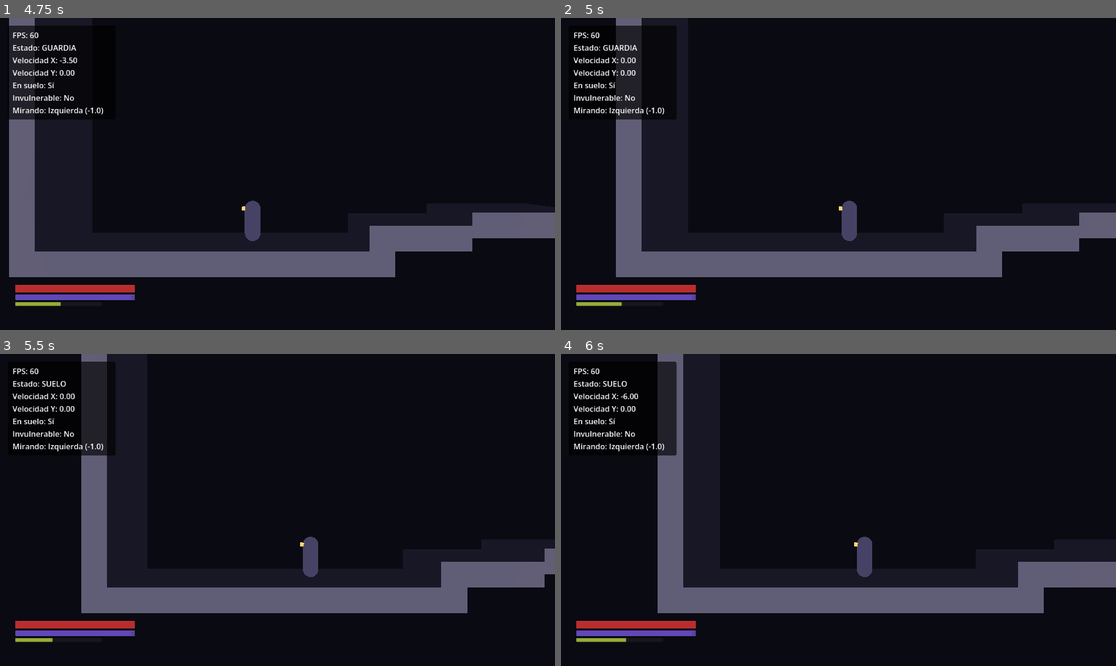
Above: before the commit, frames 1-4 (two rows, left to right).
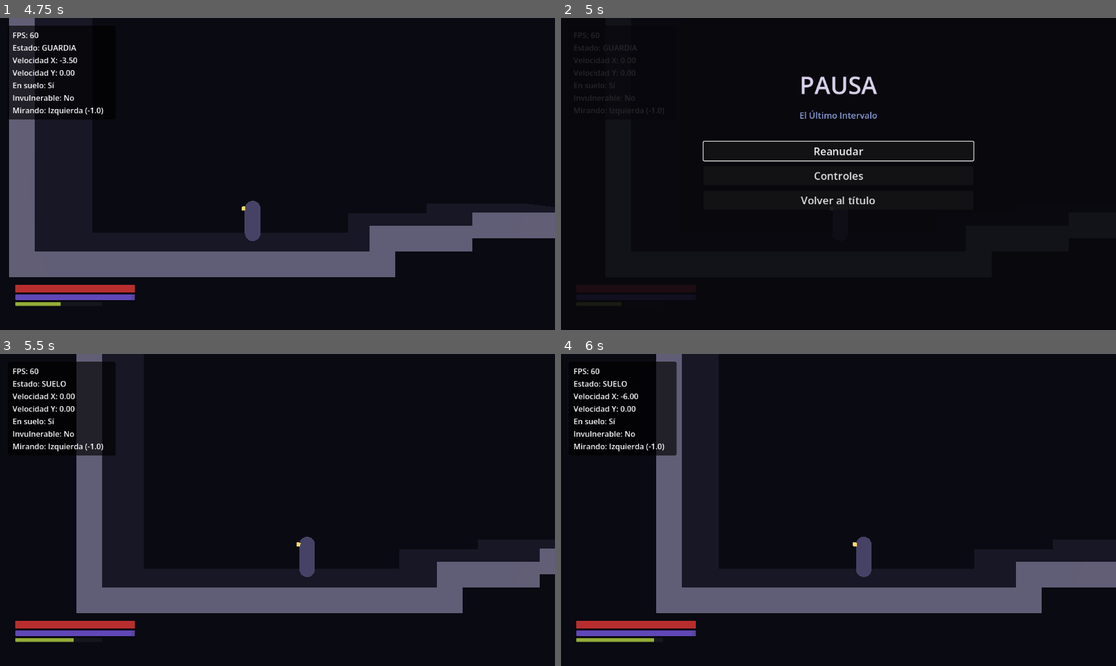
Above: after the commit, the same moments.

Repository: juanjoseorejuela87-cell/UMBRAL-EL-ULTIMO-INTERVALO
Game: Godot game, scene res://scenes/main/main.tscn
Two runs of this game, one before a commit and one after it. Both use one fixed random seed, a clock stepped at 60 frames per second and the inputs below.
Inputs (mouse positions are in pixels of both pictures, inside the frame that each line leads up to):
- Up to frame 1 (4.75 s): click "Nueva partida" at 0.5 s; move the mouse to (399, 158) at 1.27 s; hold D (mover_derecha) 1.28-2.03 s; hold K (atacar_pesado) 1.28-2.03 s; tap J (atacar_ligero) at 1.35 s; click (399, 158) at 1.42 s; tap Space (saltar) at 1.52, 1.82, 2.27, 2.57, 3.77, 4.07, 4.52 s; move the mouse to (166, 189) at 2.02 s; hold S (mover_abajo) 2.03-2.78 s; tap K (atacar_pesado) at 2.1 s; tap F (coser) at 2.3 s; tap Enter at 2.75 s; move the mouse to (333, 105) at 2.77 s; hold D (mover_derecha) 2.78-3.53 s; hold F (coser) 2.78-3.53 s; tap Q (desfase) at 3.05, 3.6 s; move the mouse to (249, 236) at 3.52 s; hold W (mover_arriba) 3.53-4.28 s; click (249, 236) at 3.67 s; tap Shift (esquivar) at 3.8, 4.35 s; move the mouse to (444, 220) at 4.27 s; hold A (mover_izquierda) from 4.28 s (still down); hold U (guardia) from 4.28 s (still down)
- Up to frame 2 (5 s): keep holding A (mover_izquierda); keep holding U (guardia); tap Space (saltar) at 4.82 s; tap Escape (pausa, bound only after the commit) at 4.9 s
- Up to frame 3 (5.5 s): release A (mover_izquierda) at 5 s; release U (guardia) at 5 s; click (277, 488) at 5 s, where only the run after the commit has a clickable "Reanudar"
- Up to frame 4 (6 s): move the mouse to (672, 463) at 5.77 s; hold A (mover_izquierda) from 5.78 s (still down); tap U (guardia) at 5.85 s

Frame 1 is identical in both runs. In frame 2, 15% of the frame differs, in the area x 2-100%, y 0-93%; in frame 3, 1.8%; in frame 4, 0.6%.

Commit message:
[antigravity] Menú de pausa y pantalla de controles (TAREA-007)

Diff:
--- a/scenes/niveles/elyndor/barrio_desprendido.tscn
+++ b/scenes/niveles/elyndor/barrio_desprendido.tscn
@@ -14,6 +14,7 @@
 [ext_resource type="PackedScene" path="res://scenes/enemigos/guardian_partido/guardian_partido.tscn" id="12_guardian"]
 [ext_resource type="Script" path="res://scripts/core/mundo/punto_entrada.gd" id="13_entrada"]
 [ext_resource type="Script" path="res://scripts/core/mundo/transicion_sala.gd" id="14_transicion"]
+[ext_resource type="PackedScene" path="res://scenes/ui/pausa/menu_pausa.tscn" id="15_pausa"]
 
 [sub_resource type="StandardMaterial3D" id="Mat_piedra"]
 albedo_color = Color(0.32, 0.31, 0.36, 1)
@@ -329,6 +330,8 @@
 
 [node name="HudJuego" parent="." node_paths=PackedStringArray("objetivo") instance=ExtResource("4_hud")]
 objetivo = NodePath("../Nereth")
+
+[node name="MenuPausa" parent="." instance=ExtResource("15_pausa")]
 
 [node name="EntradaInicio" type="Marker3D" parent="."]
 transform = Transform3D(1, 0, 0, 0, 1, 0, 0, 0, 1, -16, 0.1, 0)
--- a/scenes/niveles/elyndor/salon_prefecto.tscn
+++ b/scenes/niveles/elyndor/salon_prefecto.tscn
@@ -11,6 +11,7 @@
 [ext_resource type="Script" path="res://scripts/core/mundo/punto_entrada.gd" id="9_entrada"]
 [ext_resource type="Script" path="res://scripts/core/mundo/transicion_sala.gd" id="10_transicion"]
 [ext_resource type="PackedScene" path="res://scenes/mundo/fragmento/fragmento.tscn" id="11_fragmento"]
+[ext_resource type="PackedScene" path="res://scenes/ui/pausa/menu_pausa.tscn" id="12_pausa"]
 
 [sub_resource type="BoxShape3D" id="Box_transicion"]
 size = Vector3(1, 5, 4)
@@ -201,6 +202,8 @@
 
 [node name="HudJuego" parent="." node_paths=PackedStringArray("objetivo") instance=ExtResource("4_hud")]
 objetivo = NodePath("../Nereth")
+
+[node name="MenuPausa" parent="." instance=ExtResource("12_pausa")]
 
 [node name="DesdeBarrio" type="Marker3D" parent="."]
 transform = Transform3D(1, 0, 0, 0, 1, 0, 0, 0, 1, -22, 0.1, 0)
--- /dev/null
+++ b/scenes/ui/pausa/menu_pausa.gd
@@ -0,0 +1,202 @@
+class_name MenuPausa
+extends CanvasLayer
+## Menú de pausa del juego con lista legible de controles.
+## Se abre y cierra con Esc o con el botón Start del mando.
+## Al pausar, detiene el árbol del juego (get_tree().paused = true).
+
+const ACCION_PAUSA: StringName = &"pausa"
+const ESCENA_TITULO: String = "res://scenes/ui/titulo/titulo.tscn"
+
+const NOMBRES_ACCIONES: Dictionary = {
+	&"mover_izquierda": "Mover a la izquierda",
+	&"mover_derecha": "Mover a la derecha",
+	&"mover_arriba": "Mover arriba",
+	&"mover_abajo": "Mover abajo",
+	&"saltar": "Saltar",
+	&"esquivar": "Esquivar",
+	&"interactuar": "Interactuar",
+	&"atacar_ligero": "Ataque ligero",
+	&"atacar_pesado": "Ataque pesado",
+	&"desfase": "Desfase",
+	&"coser": "Coser",
+	&"guardia": "Guardia",
+}
+
+var _abierto: bool = false
+var _ultimo_frame_accion: int = -1
+
+@onready var panel_raiz: Control = %PanelRaiz
+@onready var menu_opciones: VBoxContainer = %MenuOpciones
+@onready var panel_controles: VBoxContainer = %PanelControles
+@onready var boton_reanudar: Button = %Reanudar
+@onready var boton_controles: Button = %Controles
+@onready var boton_volver_titulo: Button = %VolverTitulo
+@onready var boton_volver_menu: Button = %VolverMenu
+@onready var texto_controles: Label = %TextoControles
+
+
+func _ready() -> void:
+	process_mode = Node.PROCESS_MODE_ALWAYS
+	asegurar_accion_pausa()
+	_generar_lista_controles()
+
+	boton_reanudar.pressed.connect(cerrar)
+	boton_controles.pressed.connect(mostrar_controles)
+	boton_volver_titulo.pressed.connect(volver_al_titulo)
+	boton_volver_menu.pressed.connect(mostrar_menu_principal)
+
+	visible = false
+	panel_raiz.visible = false
+
+
+static func asegurar_accion_pausa() -> void:
+	if not InputMap.has_action(ACCION_PAUSA):
+		InputMap.add_action(ACCION_PAUSA)
+		var tecla := InputEventKey.new()
+		tecla.physical_keycode = KEY_ESCAPE
+		InputMap.action_add_event(ACCION_PAUSA, tecla)
+		var boton := InputEventJoypadButton.new()
+		boton.button_index = JOY_BUTTON_START
+		InputMap.action_add_event(ACCION_PAUSA, boton)
+
+
+func _unhandled_input(event: InputEvent) -> void:
+	if event.is_action_pressed(ACCION_PAUSA):
+		alternar()
+		get_viewport().set_input_as_handled()
+
+
+func _process(_delta: float) -> void:
+	if Input.is_action_just_pressed(ACCION_PAUSA):
+		alternar()
+
+
+func alternar() -> void:
+	var f: int = Engine.get_process_frames()
+	if f == _ultimo_frame_accion:
+		return
+	_ultimo_frame_accion = f
+	if _abierto:
+		cerrar()
+	else:
+		abrir()
+
+
+func abrir() -> void:
+	_abierto = true
+	visible = true
+	panel_raiz.visible = true
+	mostrar_menu_principal()
+	get_tree().paused = true
+
+
+func cerrar() -> void:
+	_abierto = false
+	visible = false
+	panel_raiz.visible = false
+	get_tree().paused = false
+
+
+func esta_abierto() -> bool:
+	return _abierto
+
+
+func mostrar_menu_principal() -> void:
+	menu_opciones.visible = true
+	panel_controles.visible = false
+	boton_reanudar.grab_focus.call_deferred()
+
+
+func mostrar_controles() -> void:
+	menu_opciones.visible = false
+	panel_controles.visible = true
+	boton_volver_menu.grab_focus.call_deferred()
+
+
+func volver_al_titulo() -> void:
+	cerrar()
+	GestorSalas.global().ir_a_entrada(ESCENA_TITULO, &"")
+
+
+func obtener_texto_controles() -> String:
+	if texto_controles == null:
+		return _construir_texto_controles()
+	return texto_controles.text
+
+
+func _generar_lista_controles() -> void:
+	var texto: String = _construir_texto_controles()
+	if texto_controles != null:
+		texto_controles.text = texto
+
+
+func _construir_texto_controles() -> String:
+	var lineas: PackedStringArray = []
+	for accion: StringName in ConfigControles.ACCIONES:
+		var nombre: String = NOMBRES_ACCIONES.get(accion, str(accion).capitalize())
+		var entradas: Array = ConfigControles.ACCIONES[accion]
+		var teclas: PackedStringArray = []
+		var mandos: PackedStringArray = []
+		for entrada: Variant in entradas:
+			var info: Dictionary = _describir_entrada(entrada)
+			if info["tipo"] == "teclado":
+				teclas.append(info["texto"])
+			else:
+				mandos.append(info["texto"])
+		var texto_teclado: String = ", ".join(teclas) if not teclas.is_empty() else "-"
+		var texto_mando: String = ", ".join(mandos) if not mandos.is_empty() else "-"
+		lineas.append("%s:\n  Teclado: %s\n  Mando: %s" % [nombre, texto_teclado, texto_mando])
+	return "\n\n".join(lineas)
+
+
+static func _describir_entrada(def: Variant) -> Dictionary:
+	if def is int:
+		return {"tipo": "teclado", "texto": _nombre_tecla(def as int)}
+	var s: String = str(def)
+	var partes: PackedStringArray = s.split(":")
+	match partes[0]:
+		"raton":
+			var btn: int = int(partes[1])
+			var txt: String = "Clic Izq" if btn == 1 else ("Clic Der" if btn == 2 else "Ratón %d" % btn)
+			return {"tipo": "teclado", "texto": txt}
+		"boton":
+			var idx: int = int(partes[1])
+			var txt: String = ""
+			match idx:
+				0: txt = "A"
+				1: txt = "B"
+				2: txt = "X"
+				3: txt = "Y"
+				9: txt = "LB"
+				10: txt = "RB"
+				11: txt = "D-Pad Arriba"
+				12: txt = "D-Pad Abajo"
+				13: txt = "D-Pad Izq"
+				14: txt = "D-Pad Der"
+				6: txt = "Start"
+				_: txt = "Botón %d" % idx
+			return {"tipo": "mando", "texto": txt}
+		"eje":
+			var eje_idx: int = int(partes[1])
+			var signo: int = int(partes[2])
+			var txt: String = ""
+			match eje_idx:
+				0: txt = "Stick Izq (Der)" if signo > 0 else "Stick Izq (Izq)"
+				1: txt = "Stick Izq (Abajo)" if signo > 0 else "Stick Izq (Arriba)"
+				4: txt = "LT (Gatillo Izq)"
+				5: txt = "RT (Gatillo Der)"
+				_: txt = "Eje %d" % eje_idx
+			return {"tipo": "mando", "texto": txt}
+	return {"tipo": "teclado", "texto": s}
+
+
+static func _nombre_tecla(key: int) -> String:
+	match key:
+		KEY_LEFT: return "Flecha Izq"
+		KEY_RIGHT: return "Flecha Der"
+		KEY_UP: return "Flecha Arriba"
+		KEY_DOWN: return "Flecha Abajo"
+		KEY_SPACE: return "Espacio"
+		KEY_SHIFT: return "Shift"
+		KEY_ESCAPE: return "Esc"
+		_: return OS.get_keycode_string(key)
--- /dev/null
+++ b/scenes/ui/pausa/menu_pausa.tscn
@@ -0,0 +1,107 @@
+[gd_scene format=3]
+
+[ext_resource type="Script" path="res://scenes/ui/pausa/menu_pausa.gd" id="1_script"]
+
+[node name="MenuPausa" type="CanvasLayer"]
+process_mode = 3
+layer = 100
+visible = false
+script = ExtResource("1_script")
+
+[node name="PanelRaiz" type="Control" parent="."]
+unique_name_in_owner = true
+visible = false
+layout_mode = 3
+anchors_preset = 15
+anchor_right = 1.0
+anchor_bottom = 1.0
+grow_horizontal = 2
+grow_vertical = 2
+
+[node name="Fondo" type="ColorRect" parent="PanelRaiz"]
+layout_mode = 1
+anchors_preset = 15
+anchor_right = 1.0
+anchor_bottom = 1.0
+grow_horizontal = 2
+grow_vertical = 2
+color = Color(0.03, 0.03, 0.05, 0.88)
+
+[node name="Centro" type="VBoxContainer" parent="PanelRaiz"]
+layout_mode = 1
+anchors_preset = 8
+anchor_left = 0.5
+anchor_top = 0.5
+anchor_right = 0.5
+anchor_bottom = 0.5
+offset_left = -280.0
+offset_top = -220.0
+offset_right = 280.0
+offset_bottom = 220.0
+grow_horizontal = 2
+grow_vertical = 2
+theme_override_constants/separation = 16
+
+[node name="Titulo" type="Label" parent="PanelRaiz/Centro"]
+layout_mode = 2
+theme_override_colors/font_color = Color(0.85, 0.82, 0.92, 1)
+theme_override_font_sizes/font_size = 50
+text = "PAUSA"
+horizontal_alignment = 1
+
+[node name="Subtitulo" type="Label" parent="PanelRaiz/Centro"]
+layout_mode = 2
+theme_override_colors/font_color = Color(0.55, 0.62, 0.85, 1)
+theme_override_font_sizes/font_size = 18
+text = "El Último Intervalo"
+horizontal_alignment = 1
+
+[node name="Espacio" type="Control" parent="PanelRaiz/Centro"]
+custom_minimum_size = Vector2(0, 10)
+layout_mode = 2
+
+[node name="MenuOpciones" type="VBoxContainer" parent="PanelRaiz/Centro"]
+unique_name_in_owner = true
+layout_mode = 2
+theme_override_constants/separation = 12
+
+[node name="Reanudar" type="Button" parent="PanelRaiz/Centro/MenuOpciones"]
+unique_name_in_owner = true
+layout_mode = 2
+theme_override_font_sizes/font_size = 22
+text = "Reanudar"
+
+[node name="Controles" type="Button" parent="PanelRaiz/Centro/MenuOpciones"]
+unique_name_in_owner = true
+layout_mode = 2
+theme_override_font_sizes/font_size = 22
+text = "Controles"
+
+[node name="VolverTitulo" type="Button" parent="PanelRaiz/Centro/MenuOpciones"]
+unique_name_in_owner = true
+layout_mode = 2
+theme_override_font_sizes/font_size = 22
+text = "Volver al título"
+
+[node name="PanelControles" type="VBoxContainer" parent="PanelRaiz/Centro"]
+unique_name_in_owner = true
+visible = false
+layout_mode = 2
+theme_override_constants/separation = 12
+
+[node name="Scroll" type="ScrollContainer" parent="PanelRaiz/Centro/PanelControles"]
+custom_minimum_size = Vector2(560, 260)
+layout_mode = 2
+
+[node name="TextoControles" type="Label" parent="PanelRaiz/Centro/PanelControles/Scroll"]
+unique_name_in_owner = true
+layout_mode = 2
+size_flags_horizontal = 3
+theme_override_colors/font_color = Color(0.85, 0.85, 0.9, 1)
+theme_override_font_sizes/font_size = 14
+
+[node name="VolverMenu" type="Button" parent="PanelRaiz/Centro/PanelControles"]
+unique_name_in_owner = true
+layout_mode = 2
+theme_override_font_sizes/font_size = 20
+text = "Volver"
--- /dev/null
+++ b/tests/test_pausa.gd
@@ -0,0 +1,107 @@
+extends SceneTree
+## Prueba automática del menú de pausa y la pantalla de controles.
+## Uso: Godot_console.exe --headless --path D:\UMBRAL -s res://tests/test_pausa.gd
+## Código de salida = número de comprobaciones fallidas.
+
+const ESCENA_PAUSA: String = "res://scenes/ui/pausa/menu_pausa.tscn"
+const BARRIO: String = "res://scenes/niveles/elyndor/barrio_desprendido.tscn"
+const SALON: String = "res://scenes/niveles/elyndor/salon_prefecto.tscn"
+
+var _fallos: int = 0
+var _menu: MenuPausa
+
+
+func _initialize() -> void:
+	ConfigControles.registrar()
+	MenuPausa.asegurar_accion_pausa()
+	var escena: PackedScene = load(ESCENA_PAUSA) as PackedScene
+	_menu = escena.instantiate() as MenuPausa
+	root.add_child(_menu)
+	_ejecutar.call_deferred()
+
+
+func _ejecutar() -> void:
+	await _esperar(3)
+
+	# 1. Estado inicial
+	_comprobar(not paused, "el juego arranca sin pausa")
+	_comprobar(not _menu.esta_abierto() and not _menu.visible, "el menú de pausa arranca oculto")
+
+	# 2. Abrir simulando la acción pausa
+	Input.action_press(MenuPausa.ACCION_PAUSA)
+	await _esperar(2)
+	Input.action_release(MenuPausa.ACCION_PAUSA)
+	await _esperar(2)
+	_comprobar(paused, "abrir pausa el árbol (simulando acción)")
+	_comprobar(_menu.esta_abierto() and _menu.visible, "el menú se muestra al pausar")
+
+	# 3. Cerrar simulando la acción pausa
+	Input.action_press(MenuPausa.ACCION_PAUSA)
+	await _esperar(2)
+	Input.action_release(MenuPausa.ACCION_PAUSA)
+	await _esperar(2)
+	_comprobar(not paused, "cerrar simulando la acción reanuda el árbol")
+	_comprobar(not _menu.esta_abierto() and not _menu.visible, "el menú se oculta al reanudar")
+
+	# 4. Abrir y cerrar mediante métodos directos
+	_menu.abrir()
+	await _esperar(2)
+	_comprobar(paused, "método abrir() pausa el árbol")
+	_menu.cerrar()
+	await _esperar(2)
+	_comprobar(not paused, "método cerrar() reanuda el árbol")
+
+	# 5. Lista de controles generada desde ConfigControles.ACCIONES
+	var texto_controles: String = _menu.obtener_texto_controles()
+	_comprobar(texto_controles.contains("Desfase"), "la lista de controles contiene «Desfase»")
+	_comprobar(texto_controles.contains("Coser"), "la lista de controles contiene «Coser»")
+	_comprobar(texto_controles.contains("Guardia"), "la lista de controles contiene «Guardia»")
+
+	# 6. Navegación a la vista de controles
+	_menu.abrir()
+	await _esperar(2)
+	_menu.mostrar_controles()
+	await _esperar(2)
+	_comprobar(_menu.panel_controles.visible and not _menu.menu_opciones.visible, "mostrar_controles() abre el panel de controles")
+	_menu.mostrar_menu_principal()
+	await _esperar(2)
+	_comprobar(_menu.menu_opciones.visible and not _menu.panel_controles.visible, "mostrar_menu_principal() vuelve a las opciones")
+
+	# 7. Volver al título quita la pausa
+	_menu.volver_al_titulo()
+	await _esperar(2)
+	_comprobar(not paused, "«Volver al título» quita la pausa")
+
+	# 8. Presencia en las escenas de Elyndor
+	_comprobar(_comprobar_instancia_en_escena(BARRIO), "Barrio Desprendido tiene una instancia de MenuPausa")
+	_comprobar(_comprobar_instancia_en_escena(SALON), "Salón del Prefecto tiene una instancia de MenuPausa")
+
+	print("RESULTADO: %s (%d fallos)" % ["OK" if _fallos == 0 else "FALLO", _fallos])
+	quit(_fallos)
+
+
+func _comprobar_instancia_en_escena(ruta_escena: String) -> bool:
+	var escena: PackedScene = load(ruta_escena) as PackedScene
+	if escena == null:
+		return false
+	var estado: SceneState = escena.get_state()
+	for i: int in estado.get_node_count():
+		var tipo: String = estado.get_node_type(i)
+		var nombre: String = str(estado.get_node_name(i))
+		if nombre == "MenuPausa" or tipo == "MenuPausa":
+			return true
+		var inst: PackedScene = estado.get_node_instance(i)
+		if inst != null and inst.resource_path == ESCENA_PAUSA:
+			return true
+	return false
+
+
+func _esperar(frames: int) -> void:
+	for i: int in frames:
+		await process_frame
+
+
+func _comprobar(condicion: bool, descripcion: String) -> void:
+	print(("  [OK]    " if condicion else "  [FALLO] ") + descripcion)
+	if not condicion:
+		_fallos += 1
Not shown, added: scenes/ui/pausa/menu_pausa.gd.uid
Not shown, added: tests/test_pausa.gd.uid
Not shown, changed: comunicacion/CANAL.md
Not shown, changed: documentation/tareas/TAREA-007-menu-pausa.md
